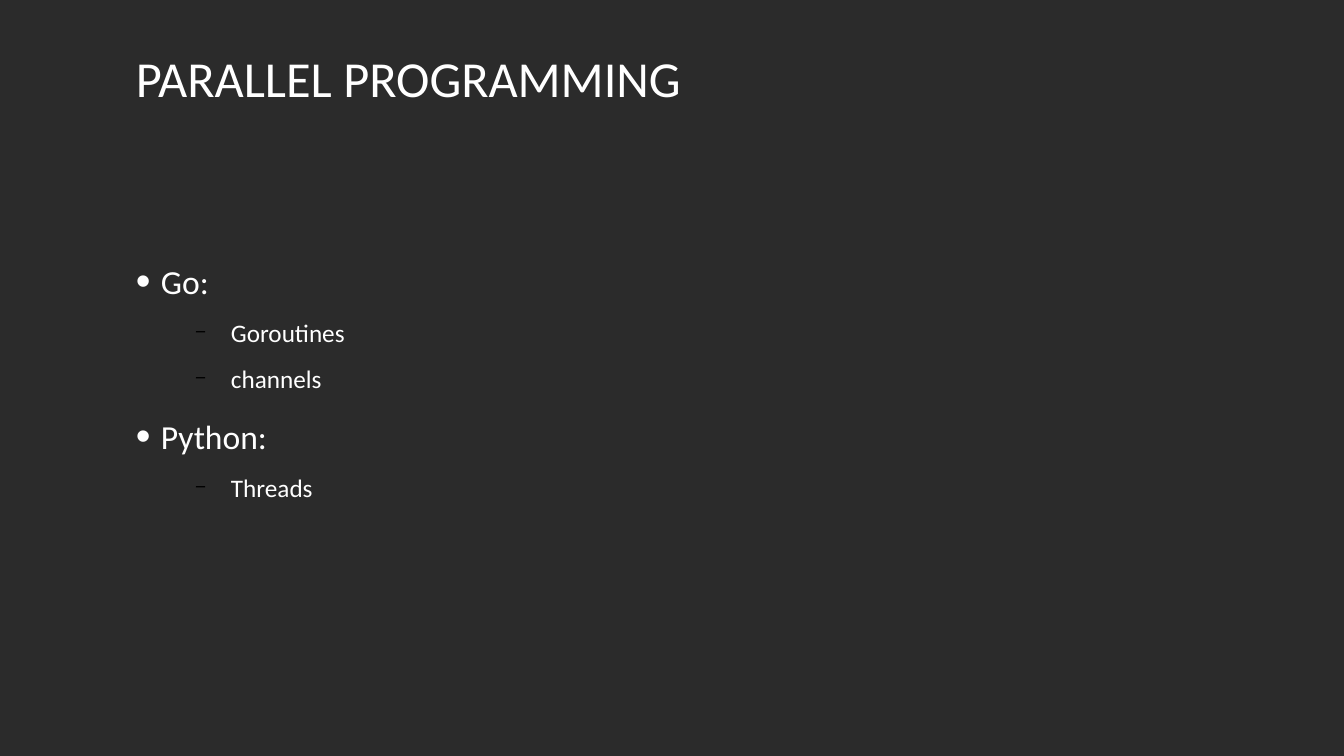
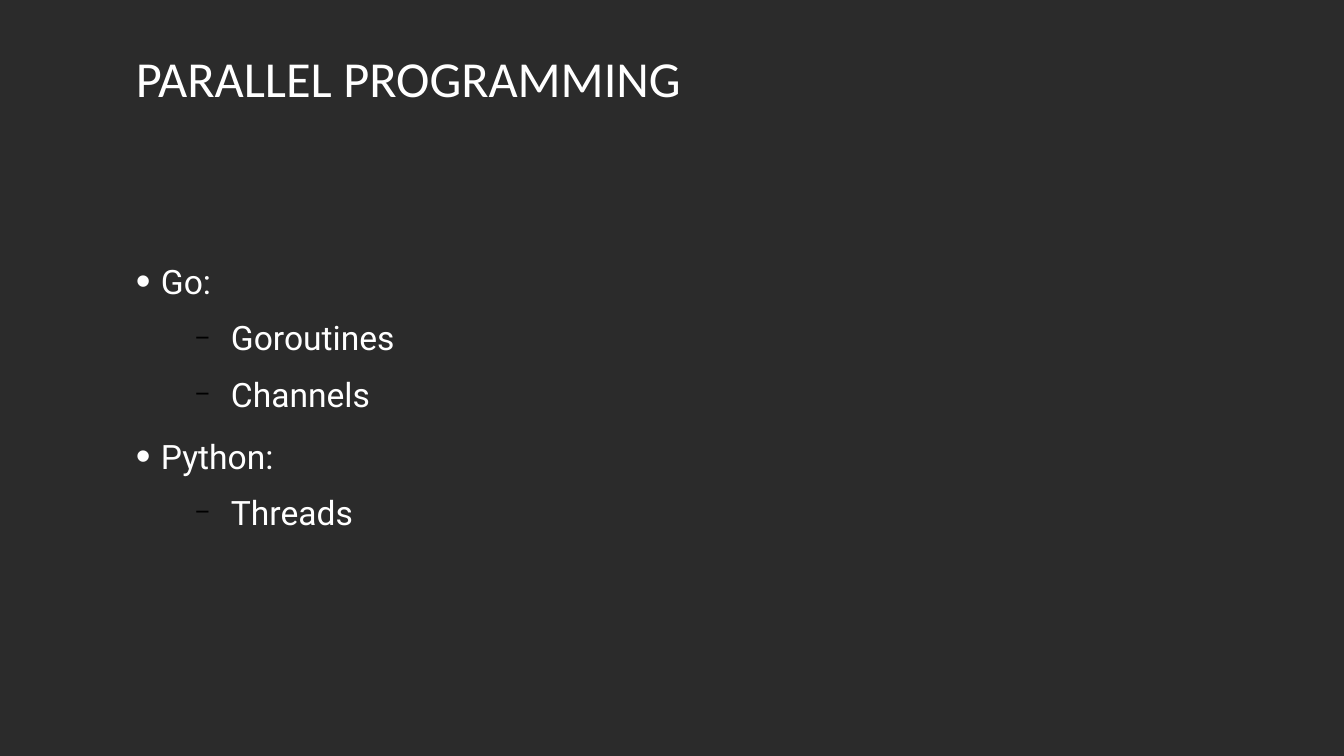
Before and after one commit to LukasKiederle/seminar-compare-go, a slide deck: slide 3 of Comparing Raft algorithm in go and Python.pptx (slide 2 before the commit). Drawn at 1344x756 pixels with LibreOffice and Linux fonts; fonts in the diff are those of the drawing; background and template pictures are left out; a plain dark background stands for a picture behind light text. Boxes give left, top, right and bottom in pixels: in the first picture for what was removed or moved away, otherwise in the second. Text is boxed around its words. In the diff, an @@ line names an element or a change of style, - is before the commit and + after.

Commit message:
updated presentation and fixed typo

```diff
--- a/Comparing Raft algorithm in go and Python.pptx
+++ b/Comparing Raft algorithm in go and Python.pptx
@@ text at [161, 269, 395, 526]: font Calibri to Roboto in "Go:", "Goroutines", "Python:", "Threads"; size 18 to 24 pt in "Goroutines", "Threads" @@
@@ text at [231, 381, 370, 408]: text changed; size 18 to 24 pt; font Calibri to Roboto @@
-  − channels
+  − Channels
```
Also in this commit, not shown: 3 other slides changed, 3 slides added, 1 other file.
